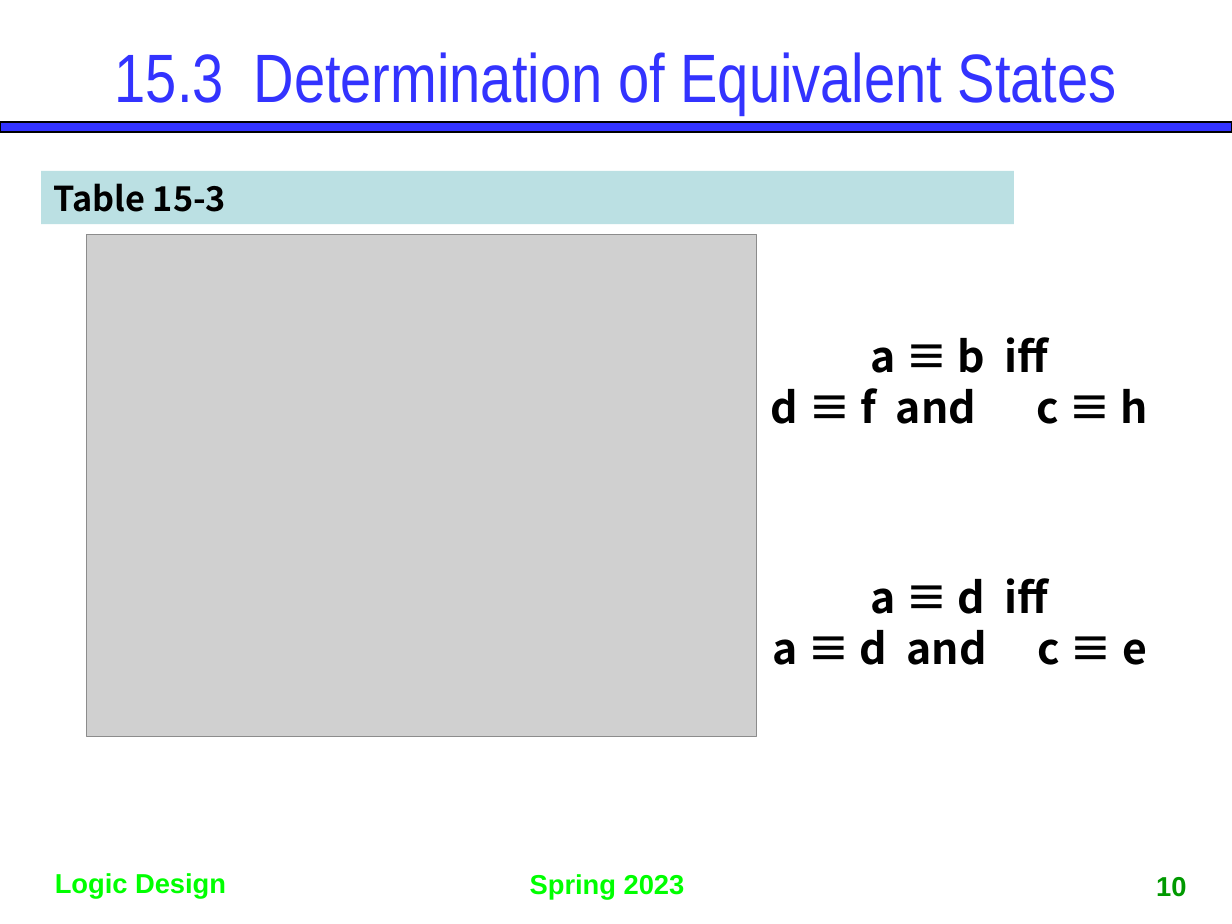
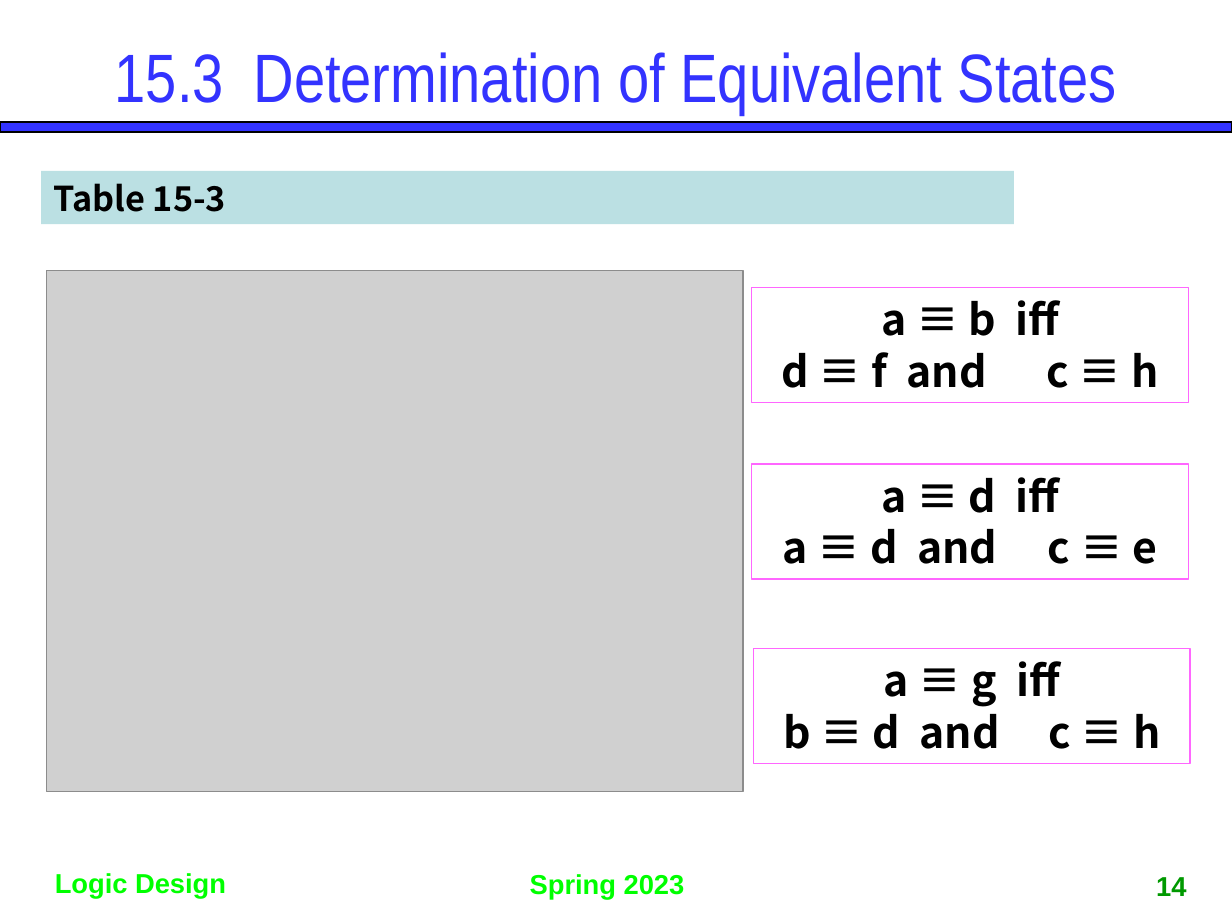
Before and after one commit to gdlee412/Logic-Circuits, a slide deck: slide 14 of 자료/Ch15. Reduction of State Tables and State Assignment.pptx (slide 10 before the commit). Drawn at 1232x924 pixels with LibreOffice and Linux fonts; fonts in the diff are those of the drawing; grey boxes stand for pictures. Boxes give left, top, right and bottom in pixels: in the first picture for what was removed or moved away, otherwise in the second. Text is boxed around its words. In the diff, an @@ line names an element or a change of style, - is before the commit and + after.

```diff
--- a/자료/Ch15. Reduction of State Tables and State Assignment.pptx
+++ b/자료/Ch15. Reduction of State Tables and State Assignment.pptx
@@ picture: place and size @@
-picture at bbox=[86, 234, 756, 736]
+picture at bbox=[47, 271, 743, 792]
@@ rectangle "a ≡ b iff": place and size @@
-rectangle "a ≡ b iff" at bbox=[771, 337, 1148, 424]
+rectangle "a ≡ b iff" at bbox=[752, 287, 1188, 403]
@@ rectangle "a ≡ b iff" at bbox=[752, 287, 1188, 403]: outline none to #FF66FF 0.75 pt @@
@@ rectangle "a ≡ d iff" at bbox=[752, 464, 1188, 579]: outline none to #FF66FF 0.75 pt @@
@@ rectangle "a ≡ d iff": place and size @@
-rectangle "a ≡ d iff" at bbox=[772, 578, 1147, 665]
+rectangle "a ≡ d iff" at bbox=[752, 464, 1188, 579]
@@ rectangle added at bbox=[754, 648, 1190, 763], outline #FF66FF 0.75 pt, 25 pt, text #000000, bold @@
+a ≡ g iff
+b ≡ d and c ≡ h
@@ page number at bbox=[1156, 877, 1186, 896]: text changed @@
-10
+14
```
Also in this commit, not shown: 20 other slides changed, 20 slides added, 3 slides removed.
